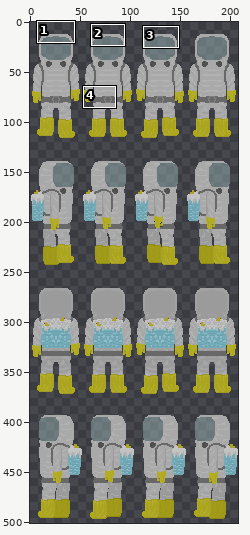
One commit to this sprite sheet: assets/playerCustom/clothingOver/hazmatWhite.png. The first picture is a wide view before the edit; the outline marks the close-up.
Close-up. The starting point:
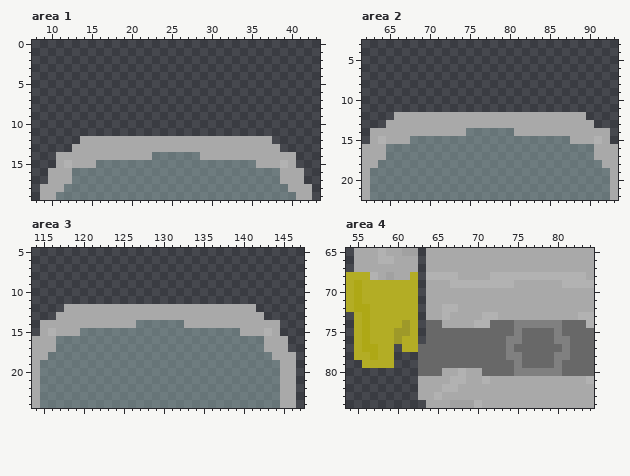
The file is 208x508 pixels. Pixels under 10% opacity are left out. Colours within 5 levels of each other are drawn and written as one. Shown: area 1: x 8..43, y 0..19; area 2: x 62..93, y 3..22; area 3: x 114..147, y 5..24; area 4: x 54..84, y 65..84. The wide view leaves out empty margins. The commit also changed other parts of the picture, which this record leaves out.
The result:
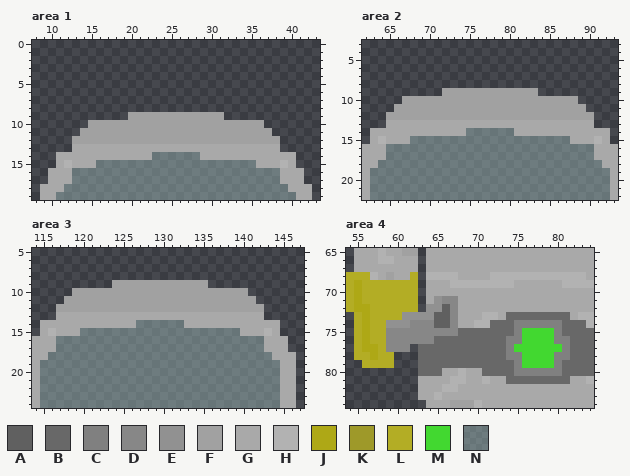
Palette (. is transparent): A #606060  B #686868  C #808080  D #878787  E #919191  F #a1a1a1  G #a9a9a9  H #b2b2b2  J #aea816  K #9e9929  L #b3ad25  M #42d830  N #adcdcc64
Changes in this commit:
Area 1:
Colour F is added in row 9 at x 20 to 31; in row 10 at x 15 to 36; in row 11 at x 14 to 37; in row 12 at x 13 and 38.
Colour F replaces colour G in row 12 at x 14 to 37.
Area 2:
Colour F is added in row 9 at x 72 to 83; in row 10 at x 67 to 88; in row 11 at x 66 to 89; in row 12 at x 65 and 90.
Colour F replaces colour G in row 12 at x 66 to 89.
Area 3:
Colour F is added in row 9 at x 124 to 135; in row 10 at x 119 to 140; in row 11 at x 118 to 141; in row 12 at x 117 and 142.
Colour F replaces colour G in row 12 at x 118 to 141.
Area 4:
Colour A replaces colour B in row 74 at x 65.
Colour A replaces colour G in row 73 at x 65; in row 74 at x 66.
Colour A replaces colour H in rows 72 to 73 at x 66.
Colour B replaces colour G in row 73 at x 74 to 81; in row 81 at x 74 to 81.
Colour D is added in rows 74 to 76 at x 63; in row 77 at x 60.
Colour D replaces colour B in row 74 at x 64; in row 75 at x 64 to 67; in row 76 at x 64.
Colour D replaces colour G in row 71 at x 66 to 67; in rows 73 to 74 at x 67.
Colour D replaces colour H in row 72 at x 67.
Colour D replaces colour K in row 75 at x 60 to 61; in row 76 at x 60.
Colour D replaces colour L in row 74 at x 62; in row 75 at x 59 and 62; in row 76 at x 59 and 61 to 62; in row 77 at x 59 and 61.
Colour E is added in row 73 at x 63.
Colour E replaces colour G in row 71 at x 65; in row 72 at x 64 to 65; in row 73 at x 64.
Colour E replaces colour K in row 74 at x 61.
Colour E replaces colour L in row 73 at x 61 to 62; in row 74 at x 59 to 60.
Colour M replaces colour B in rows 75 to 76 at x 76 to 79; in row 77 at x 75 to 80; in rows 78 to 79 at x 76 to 79.
The edit erases colour L in row 77 at x 62.
Changed places in both close-ups, as pixel boxes (x1, y1, x2, y2):
changed: (72, 112, 280, 144)
changed: (386, 88, 594, 120)
changed: (56, 280, 264, 312)
changed: (386, 296, 458, 352)
changed: (506, 312, 570, 384)
